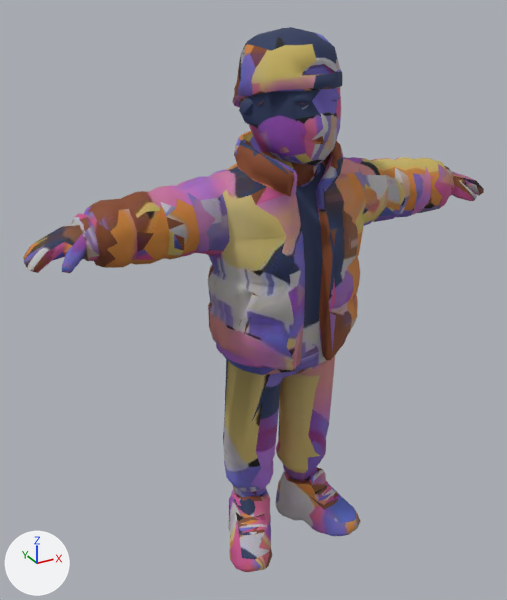
What one commit did to the glTF model public/models/people/colorful-jacket.glb.
One viewpoint serves both versions: a 50 mm lens placed at (-0.851, -1.393, 1.431), pointed at (-0.059, 0.047, 0.711). The lights are fixed; the arrows at lower left show +X, +Y and +Z. The picture after the commit comes second. Where no turn or scale is listed for an object, it has been applied to the vertices. Vertices at exactly the same position are counted once.

Objects in the first picture: 'char1.001'.
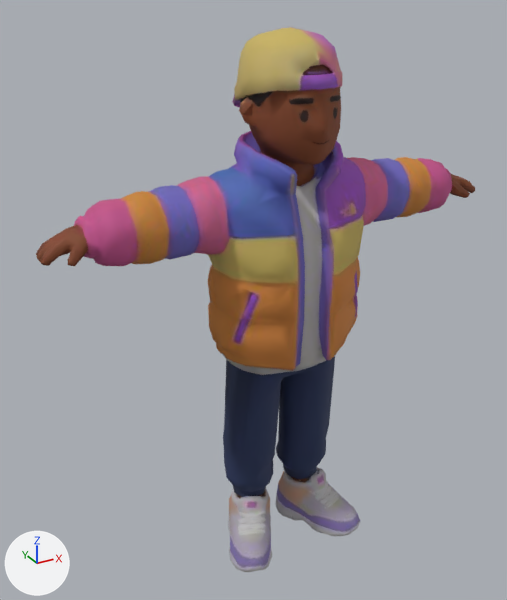
What changed in the scene script:
```text
Change me_char1_003:
    used by ob_char1_001; location = (0.0, 0.0, 0.0)
    remove me_char1_003.from_pydata(...)  # 2253 vertices, 4500 faces; spans x -0.616..0.617, y -0.16..0.159, z 0.0..1.36
    add me_char1_003.from_pydata(...)  # 2253 vertices, 4500 faces; spans x -0.589..0.592, y -0.16..0.159, z 0.0..1.36
    me_char1_003 part 1: 197 vertices moved from x -0.606..0.613, y -0.075..0.078, z 0.887..1.032 to x -0.581..0.589, y -0.074..0.076, z 0.889..1.032; 136 vertices removed from x -0.616..0.617, y -0.152..0.083, z 0.723..1.222; 132 vertices added at x -0.589..0.592, y -0.15..0.086, z 0.718..1.226
    me_char1_003 part 2: 4 vertices removed from x -0.153..0.016, y -0.058..0.013, z 0.009..0.208; 8 vertices added at x -0.152..0.019, y -0.059..0.02, z 0.008..0.208
    me_char1_003 part 3: 4029 kept faces spanning x -0.581..0.589, y -0.16..0.159, z 0.0..1.36 get new texture (UV) coordinates
```

Location of each change, [x1, y1, x2, y2] in pixels of the pictures (507 x 600 px; the box of a moved part takes in the faces that stretch with it):
'char1.001', reshaped: before [23, 27, 484, 572]; after [36, 27, 475, 572]
part 1 of me_char1_003, moved or reshaped: before [23, 75, 484, 352]; after [36, 75, 475, 352]
part 2 of me_char1_003, moved or reshaped: [229, 446, 292, 537] in both
part 3 of me_char1_003, surface changed: before [52, 27, 454, 572]; after [60, 27, 452, 572]
